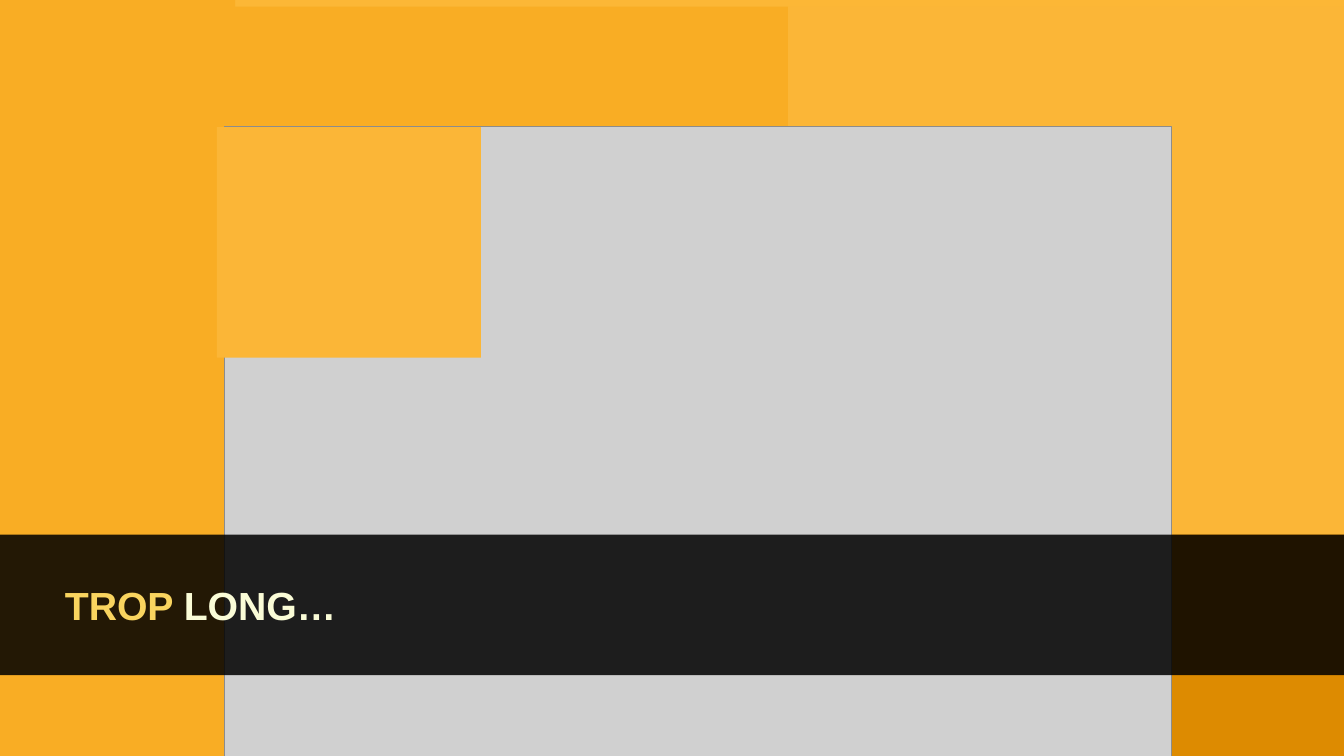
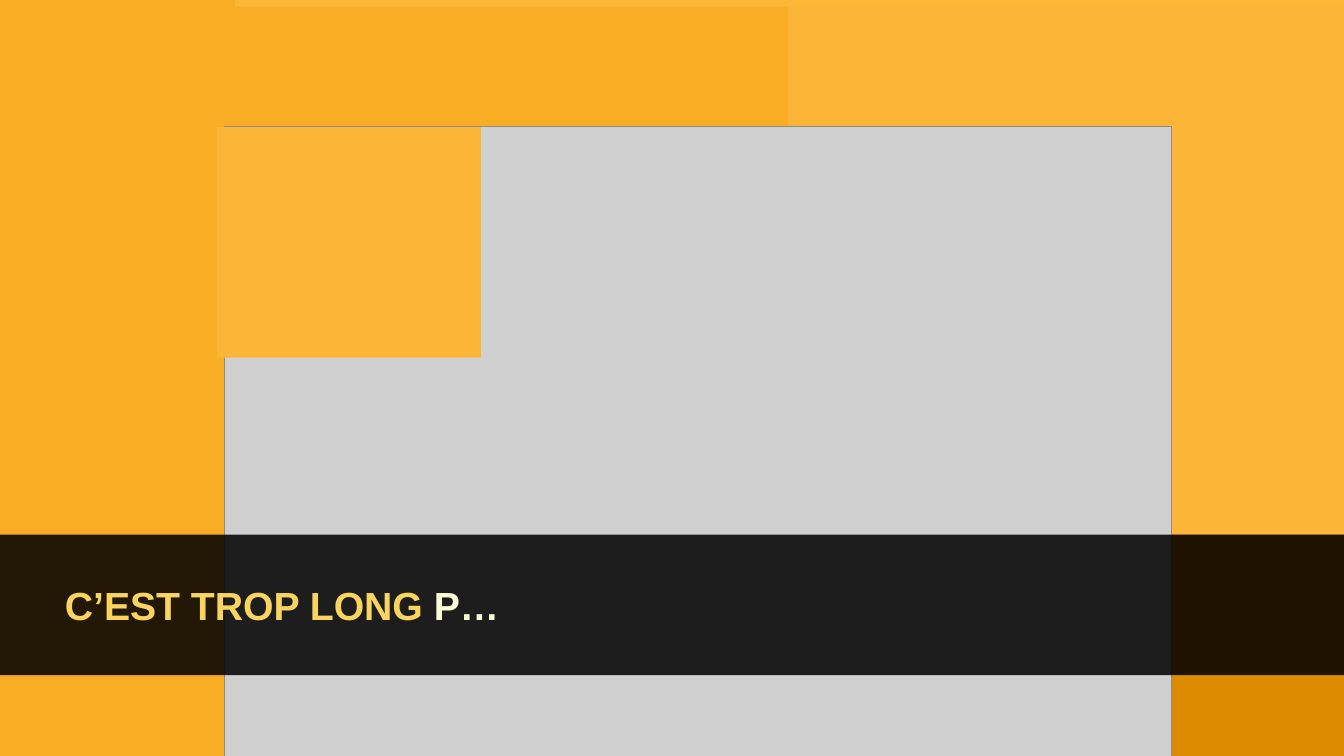
Before and after one commit to tpierrain/talk-de-l-autre-cote-du-miroir, a slide deck: slide 3 of DeLAutreCoteDuMiroir.pptx. Drawn at 1344x756 pixels with LibreOffice and Linux fonts; fonts in the diff are those of the drawing; grey boxes stand for pictures. Boxes give left, top, right and bottom in pixels: in the first picture for what was removed or moved away, otherwise in the second. Text is boxed around its words. In the diff, an @@ line names an element or a change of style, - is before the commit and + after.

```diff
--- a/DeLAutreCoteDuMiroir.pptx
+++ b/DeLAutreCoteDuMiroir.pptx
@@ text at [65,592,499,621]: text changed; text colour #FAFCD7 to #F9D45F @@
-TROP LONG…
+C’EST TROP LONG P…
```
Also in this commit, not shown: 2 other slides changed, 5 slides added, 4 other files.
